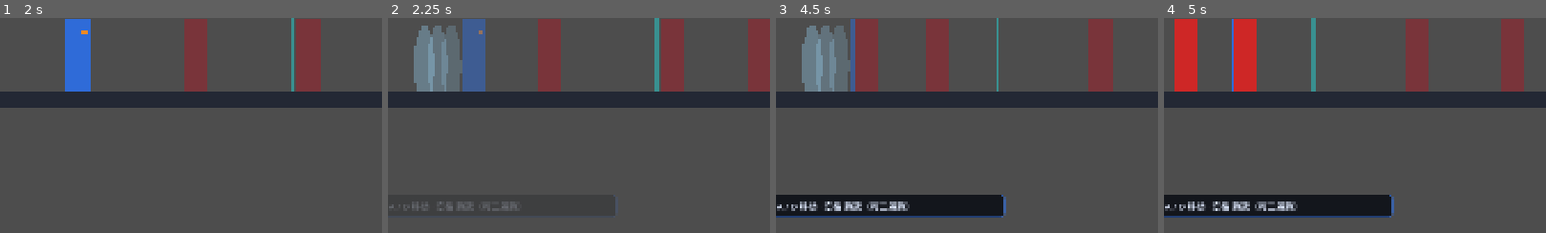
Above: before the commit, frames 1-4 (left to right).
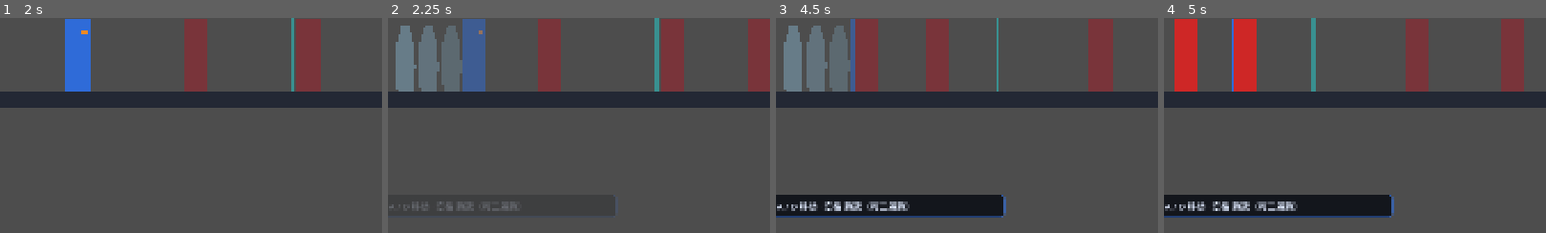
Above: after the commit, the same moments.

Repository: e-fity/self-development-salvation
Game: Godot game, scene res://scenes/ui/title.tscn
Two runs of this game, one before a commit and one after it. Both use one fixed random seed, a clock stepped at 60 frames per second and the inputs below.
Inputs (mouse positions are % of the whole screen's width and height, from its top left):
- Up to frame 1 (2 s): click "开始游戏" at 0.5 s; tap Enter (ui_accept) at 1.25 s; move the mouse to (72, 45) at 1.27 s; hold D (move_right) from 1.28 s (still down); click (72, 45) at 1.35 s; tap Space (jump) at 1.52 s
- Up to frame 2 (2.25 s): keep holding D (move_right); move the mouse to (30, 55) at 2.02 s; tap Shift (dodge) at 2.1 s
- Up to frame 3 (4.5 s): tap Space (jump) at 2.27, 3.77 s; move the mouse to (60, 28) at 2.77 s; release D (move_right) at 2.78 s; hold A (move_left) 2.78-3.53 s; tap I (ultimate) at 2.85 s; move the mouse to (45, 70) at 3.52 s; hold D (move_right) from 3.53 s (still down); click (45, 70) at 3.6 s; move the mouse to (80, 65) at 4.27 s; tap Shift (dodge) at 4.35 s
- Up to frame 4 (5 s): keep holding D (move_right); tap Space (jump) at 4.52 s
The pictures show only the part of the screen within x 41-91%, y 41-91%; the shares and areas given below are measured in that part.

Frame 1 is identical in both runs. In frame 2, 2.8% of the frame differs, in the area x 2-16%, y 3-35%; in frame 3, 2.8%; in frame 4, nothing differs.

Commit message:
polish(game): 残影拉开间距、零点刀光降透明度（R12）

Diff:
--- a/game/scenes/player/player.gd
+++ b/game/scenes/player/player.gd
@@ -183,7 +183,7 @@
 		Vector2(ULT_BAR_WIDTH * 0.5, ULT_BAR_HEIGHT * 0.5),
 		Vector2(-ULT_BAR_WIDTH * 0.5, ULT_BAR_HEIGHT * 0.5),
 	])
-	_ult_bar.color = Color(1, 1, 1, 0.9)
+	_ult_bar.color = Color(1, 1, 1, 0.55)
 	_ult_bar.z_index = ULT_BAR_Z
 	_ult_bar.visible = false
 	add_child(_ult_bar)
@@ -238,7 +238,7 @@
 	var back := -float(_action_dir)
 	for i in _ghosts.size():
 		var ghost := _ghosts[i]
-		ghost.global_position = global_position + Vector2(back * 34.0 * float(i), 0.0)
+		ghost.global_position = global_position + Vector2(back * 58.0 * float(i), 0.0)
 		ghost.scale = Vector2(float(_facing), 1.0)
 		ghost.modulate = Color(1, 1, 1, 1)
 		ghost.visible = true
